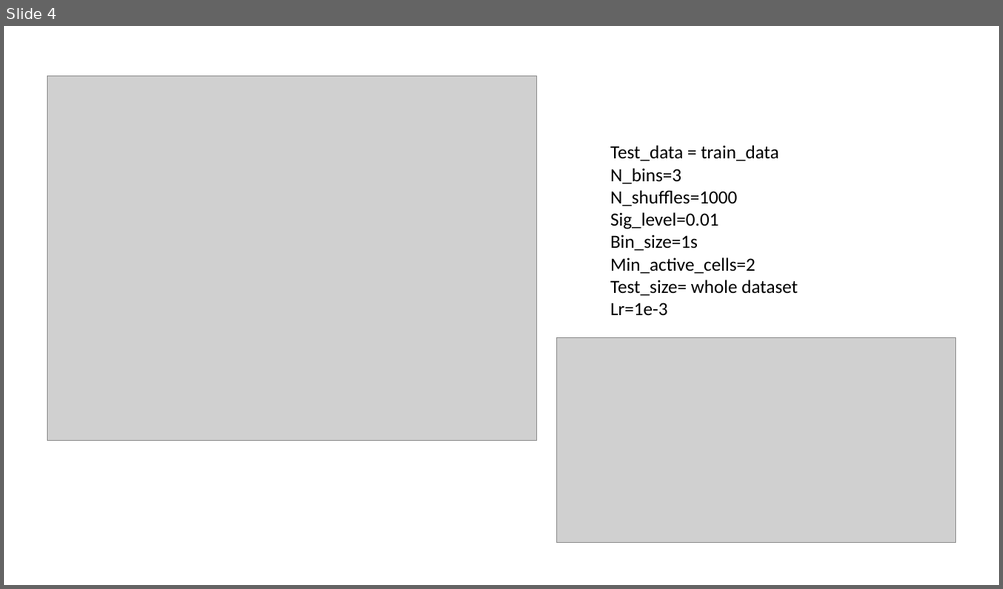
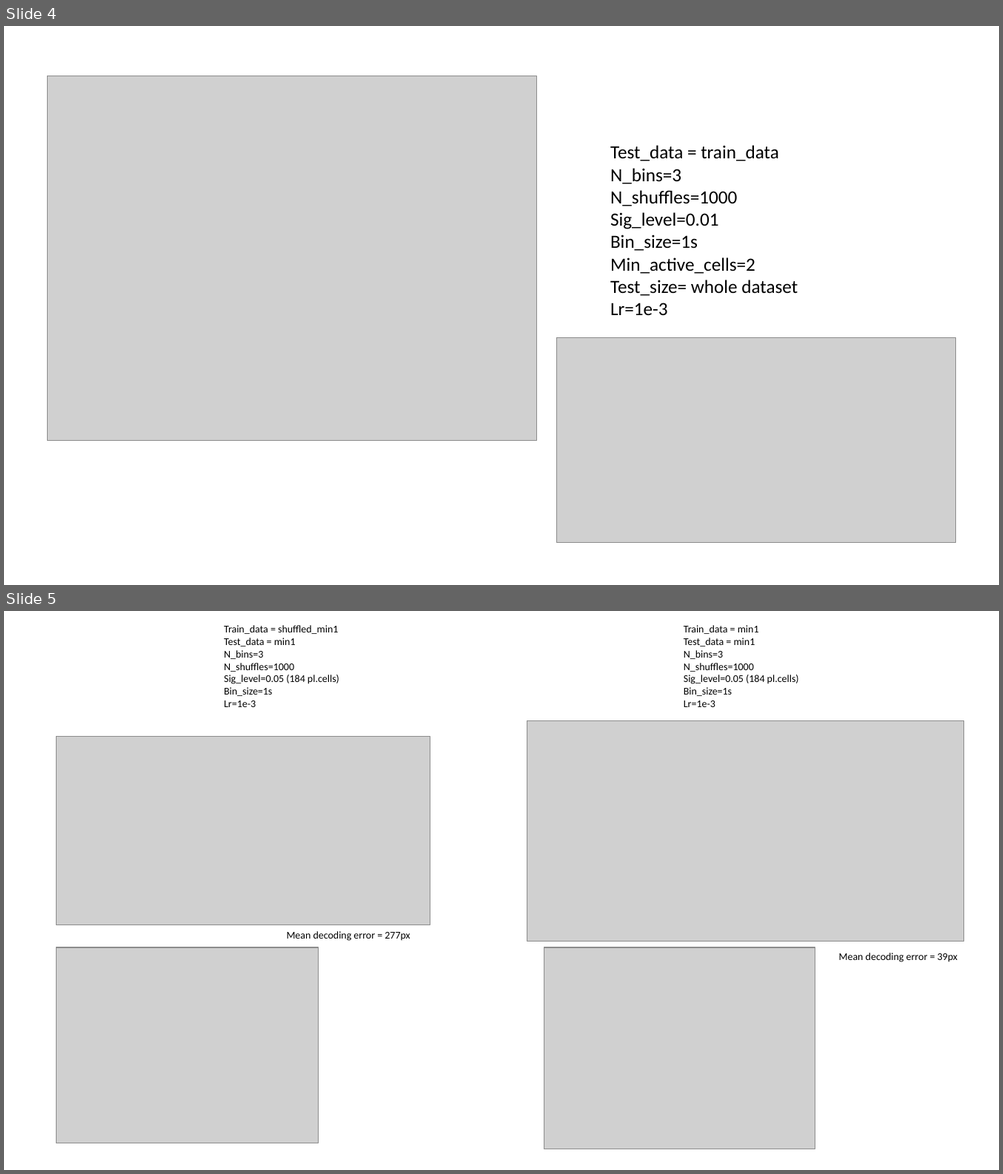
Before and after one commit to NFLandgraf/NFCyber, a slide deck: MiniscopeAnalysis/PlaceCell_Analysis/PlaceCell_Analysis.pptx. Shown one above the other, each under a label of ours: slide 4 before the commit, slides 4 and 5 after it. The pictures are 1003x589 and 1003x1174 pixels, drawn with LibreOffice and Linux fonts; fonts in the diff are those of the drawing; grey boxes stand for pictures. Boxes give left, top, right and bottom in pixels: in the first picture for what was removed or moved away, otherwise in the second. Text is boxed around its words. In the diff, an @@ line names an element or a change of style, - is before the commit and + after.

```diff
--- a/MiniscopeAnalysis/PlaceCell_Analysis/PlaceCell_Analysis.pptx
+++ b/MiniscopeAnalysis/PlaceCell_Analysis/PlaceCell_Analysis.pptx
@@ slide 5 added at bbox=[4, 611, 999, 1170], background #FFFFFF @@
@@ text added at bbox=[224, 625, 339, 707], 10 pt, text #000000 @@
+Train_data = shuffled_min1
+Test_data = min1
+N_bins=3
+N_shuffles=1000
+Sig_level=0.05 (184 pl.cells)
+Bin_size=1s
+Lr=1e-3
@@ text added at bbox=[683, 625, 799, 707], 10 pt, text #000000 @@
+Train_data = min1
+Test_data = min1
+N_bins=3
+N_shuffles=1000
+Sig_level=0.05 (184 pl.cells)
+Bin_size=1s
+Lr=1e-3
@@ picture added at bbox=[527, 721, 964, 942] @@
@@ picture added at bbox=[57, 736, 430, 925] @@
@@ text added at bbox=[287, 931, 410, 941], 10 pt, text #000000 @@
+Mean decoding error = 277px
@@ picture added at bbox=[57, 948, 318, 1143] @@
@@ picture added at bbox=[544, 948, 815, 1150] @@
@@ text added at bbox=[839, 953, 957, 963], 10 pt, text #000000 @@
+Mean decoding error = 39px
```
Also in this commit, not shown: 1 other file.
